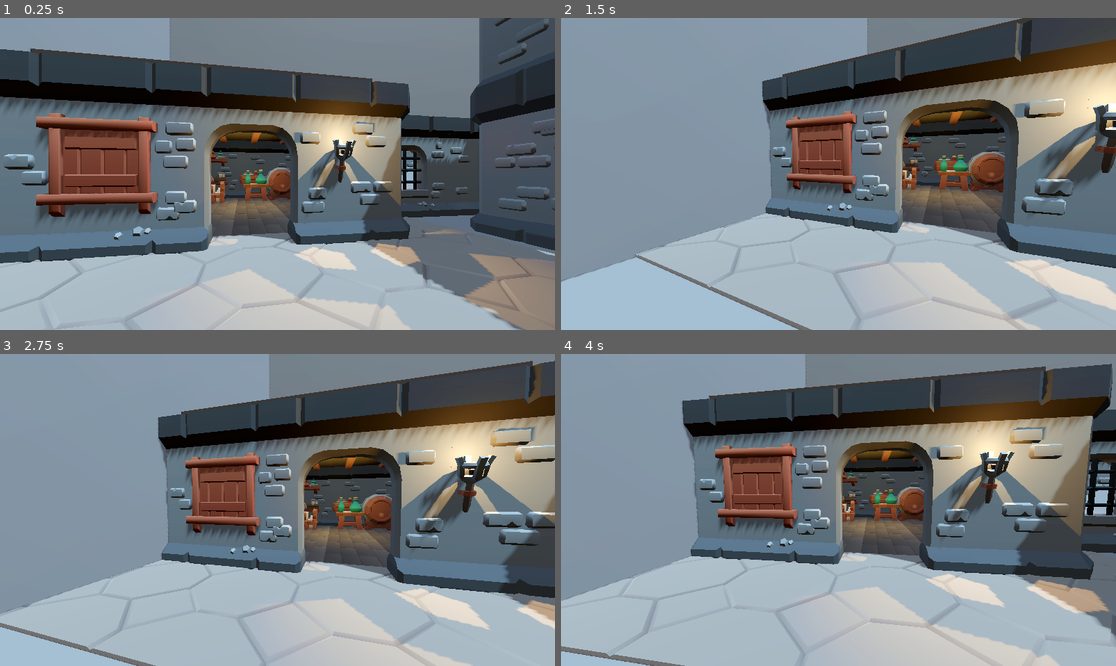
Above: before the commit, frames 1-4 (two rows, left to right).
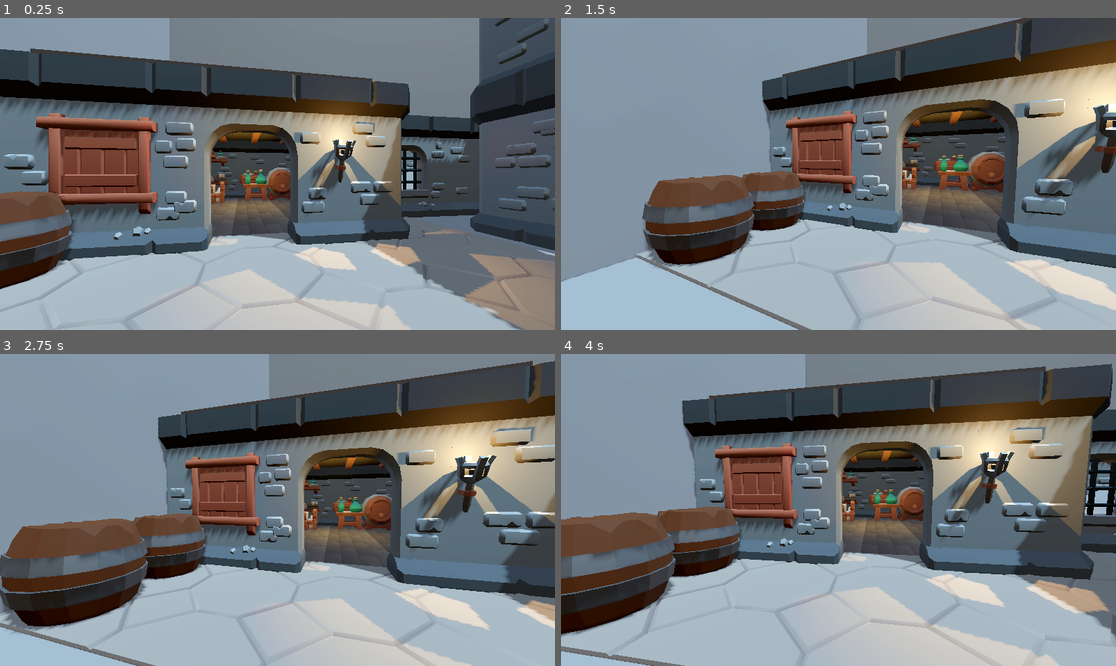
Above: after the commit, the same moments.

Repository: Kahils/supinski-kahil-project-3d
Game: Godot game, scene res://3Dscene.tscn
Two runs of this game, one before a commit and one after it. Both use one fixed random seed, a clock stepped at 60 frames per second and the inputs below.
Inputs (mouse positions are in pixels of both pictures, inside the frame that each line leads up to):
- Up to frame 1 (0.25 s): no input
- Up to frame 2 (1.5 s): tap Enter (ui_accept) at 0.5, 0.77, 1.25 s; move the mouse to (960, 158) at 0.52 s; hold Right (ui_right) 0.53-1.28 s; tap P (freefly) at 0.6 s; click (960, 158) at 0.67 s; move the mouse to (810, 174) at 1.27 s; hold Up (ui_up) from 1.28 s (still down); tap Shift (sprint) at 1.35 s
- Up to frame 3 (2.75 s): keep holding Up (ui_up); tap Enter (ui_accept) at 1.52, 2 s; move the mouse to (288, 503) at 2.02 s; tap P (freefly) at 2.1 s
- Up to frame 4 (4 s): keep holding Up (ui_up); tap Enter (ui_accept) at 2.75, 3.02, 3.5, 3.77 s; move the mouse to (832, 516) at 2.77 s; tap Shift (sprint) at 2.85 s; click (832, 516) at 2.92 s; move the mouse to (877, 513) at 3.52 s; tap P (freefly) at 3.6 s

The runs differ from the first frame. In frame 1, 2.7% of the frame differs, in the area x 0-74%, y 22-88%; in frame 2, 6.4%; in frame 3, 9.7%, in the area x 0-38%, y 51-90%; in frame 4, 9.1%.

Commit message:
BlenderCustomAsset

Diff:
--- a/3Dscene.tscn
+++ b/3Dscene.tscn
@@ -28,6 +28,7 @@
 [ext_resource type="PackedScene" uid="uid://dxwch117a2blo" path="res://assets/brackeys_3d_game_assets/dungeon_assets/scenes/Props/small_table.tscn" id="26_jor1e"]
 [ext_resource type="PackedScene" uid="uid://dwdycavu10wt5" path="res://assets/brackeys_3d_game_assets/dungeon_assets/scenes/Props/keys.tscn" id="27_h3h4a"]
 [ext_resource type="PackedScene" uid="uid://biofamf2yyjmk" path="res://assets/my_assets/Monkey.glb" id="28_fl2vk"]
+[ext_resource type="PackedScene" uid="uid://2ncxgn7iaws4" path="res://assets/my_assets/Barrel.glb" id="29_wfgdw"]
 
 [sub_resource type="ProceduralSkyMaterial" id="ProceduralSkyMaterial_4c444"]
 sky_horizon_color = Color(0.66224277, 0.6717428, 0.6867428, 1)
@@ -198,8 +199,8 @@
 [node name="Coins" parent="Node3D" unique_id=531613976 instance=ExtResource("22_4h6y6")]
 transform = Transform3D(1, 0, 0, 0, 1, 0, 0, 0, 1, -9.728093, 8.3446455, 11.4448185)
 
-[node name="Coins2" parent="Node3D" unique_id=754483769 instance=ExtResource("22_4h6y6")]
-transform = Transform3D(0.04801294, 0, -0.9988467, 0, 1, 0, 0.9988467, 0, 0.04801294, -13.212692, 8.325895, 11.519394)
+[node name="Coins2" parent="Node3D" unique_id=1452972548 instance=ExtResource("22_4h6y6")]
+transform = Transform3D(1, 0, 0, 0, 1, 0, 0, 0, 1, -13.286526, 10.337913, 11.844774)
 
 [node name="Candles17" parent="Node3D" unique_id=1592225312 instance=ExtResource("19_wfgdw")]
 transform = Transform3D(-0.49342582, 0, -0.8697879, 0, 1, 0, 0.8697879, 0, -0.49342582, -11.375558, 8.331171, 11.740095)
@@ -557,3 +558,39 @@
 
 [node name="Monkey3" parent="." unique_id=1914049992 instance=ExtResource("28_fl2vk")]
 transform = Transform3D(-1, 0, -8.742278e-08, 0, 1, 0, 8.742278e-08, 0, -1, 7.5745516, 1.4843752, 15.492105)
+
+[node name="Barrel2" parent="." unique_id=1666583266 instance=ExtResource("29_wfgdw")]
+transform = Transform3D(0.6269473, 0, 0, 0, 0.69676775, 0, 0, 0, 0.6099484, 4.057251, 1.21134, 10.1616335)
+
+[node name="Barrel3" parent="." unique_id=249473549 instance=ExtResource("29_wfgdw")]
+transform = Transform3D(0.65524745, 0, 0, 0, 0.65524745, 0, 0, 0, 0.65524745, -13.610806, 1.1867045, 23.96439)
+
+[node name="Barrel4" parent="." unique_id=426155749 instance=ExtResource("29_wfgdw")]
+transform = Transform3D(0.65524745, 0, 0, 0, 0.65524745, 0, 0, 0, 0.65524745, -11.899483, 1.1867045, 23.958382)
+
+[node name="Barrel5" parent="." unique_id=1241836877 instance=ExtResource("29_wfgdw")]
+transform = Transform3D(0.65524745, 0, 0, 0, 0.65524745, 0, 0, 0, 0.65524745, -9.472501, 1.1867045, 11.754506)
+
+[node name="Barrel8" parent="." unique_id=161618781 instance=ExtResource("29_wfgdw")]
+transform = Transform3D(0.65524745, 0, 0, 0, 0.65524745, 0, 0, 0, 0.65524745, -9.472501, 1.1867045, 7.7949533)
+
+[node name="Barrel10" parent="." unique_id=1891277913 instance=ExtResource("29_wfgdw")]
+transform = Transform3D(0.42783174, -3.7402238e-08, 0.49629542, -5.7283547e-08, -0.6552474, 0, 0.49629542, -4.3387523e-08, -0.42783174, -13.202627, 1.1867045, 7.7949533)
+
+[node name="Barrel9" parent="." unique_id=612447623 instance=ExtResource("29_wfgdw")]
+transform = Transform3D(-2.8641773e-08, -0.6552474, 0, 0.6552474, -2.8641773e-08, 0, 0, 0, 0.6552474, -11.288866, 1.1867045, 7.7949533)
+
+[node name="Barrel11" parent="." unique_id=848168949 instance=ExtResource("29_wfgdw")]
+transform = Transform3D(-2.8641773e-08, -0.6552474, 0, 0.6552474, -2.8641773e-08, 0, 0, 0, 0.6552474, -22.673529, 6.2106905, -10.815152)
+
+[node name="Barrel12" parent="." unique_id=1243163741 instance=ExtResource("29_wfgdw")]
+transform = Transform3D(2.5272737e-08, 0.57817286, 0.30832657, 0.6552474, -2.8641772e-08, 0, 1.3477382e-08, 0.30832657, -0.57817286, -21.148937, 6.2106905, -10.815152)
+
+[node name="Barrel6" parent="." unique_id=146035586 instance=ExtResource("29_wfgdw")]
+transform = Transform3D(0.65524745, 0, 0, 0, 0.65524745, 0, 0, 0, 0.65524745, -9.472501, 2.2624402, 11.754506)
+
+[node name="Barrel7" parent="." unique_id=1228079268 instance=ExtResource("29_wfgdw")]
+transform = Transform3D(0.65524745, 0, 0, 0, 0.65524745, 0, 0, 0, 0.65524745, -9.472501, 3.4053032, 11.754506)
+
+[node name="Barrel13" parent="." unique_id=275751747 instance=ExtResource("29_wfgdw")]
+transform = Transform3D(1, 0, 0, 0, 1, 0, 0, 0, 1, -13.262162, 9.348749, 11.928242)
Binary file added: assets/my_assets/Barrel.glb
Not shown, added: assets/my_assets/Barrel.glb.import
Binary file added: assets/my_assets/Barrel_dungeon_albedo.png
Not shown, added: assets/my_assets/Barrel_dungeon_albedo.png.import
